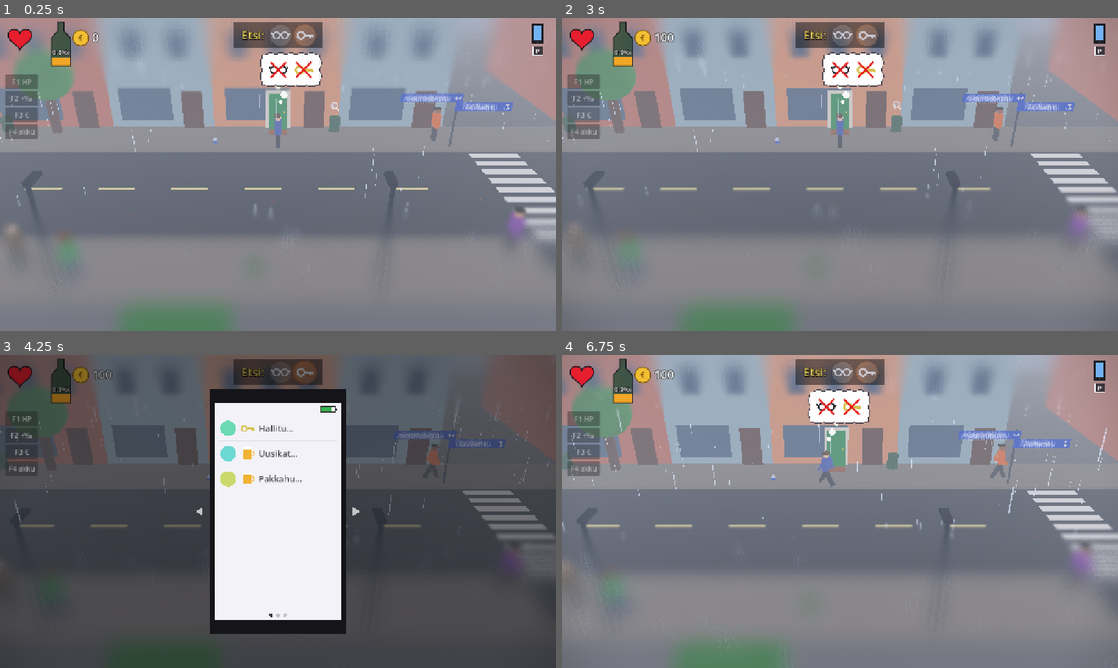
Above: before the commit, frames 1-4 (two rows, left to right).
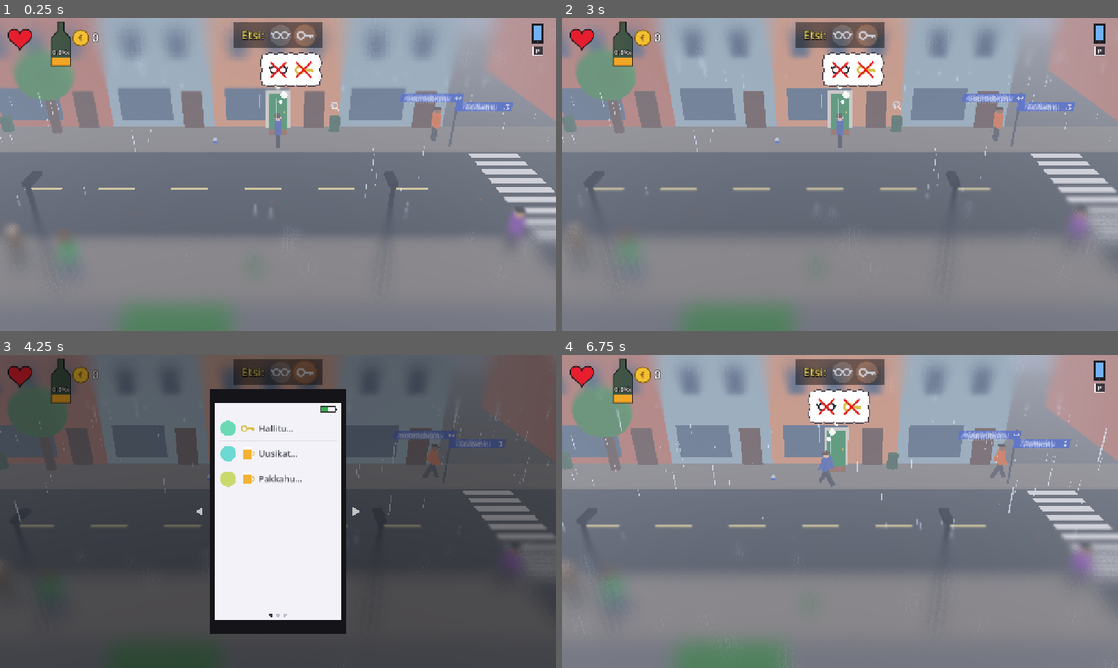
Above: after the commit, the same moments.

Repository: Ecculi/GoodMorningMoonshine
Game: Godot game, scene res://scenes/main.tscn
The game is run twice, just before and just after one commit, with the same random seed, the same clock (stepped at 60 frames per second) and the same inputs.
Inputs (mouse positions are in pixels of both pictures, inside the frame that each line leads up to):
- Up to frame 1 (0.25 s): no input
- Up to frame 2 (3 s): click (584, 80) at 0.5 s, where only the run before the commit has a clickable "F1 HP"; click (584, 130) at 1.25 s, where only the run before the commit has a clickable "F4 akku"; click (584, 99) at 2 s, where only the run before the commit has a clickable "F2 +‰"; click (584, 115) at 2.75 s, where only the run before the commit has a clickable "F3 €"
- Up to frame 3 (4.25 s): tap Enter at 3.5 s; move the mouse to (400, 495) at 3.52 s; hold Right (move_right) from 3.53 s (still down); hold Space (action) from 3.53 s (still down); click (400, 495) at 3.67 s; tap P (phone) at 3.8 s
- Up to frame 4 (6.75 s): release Right (move_right) at 4.25 s; release Space (action) at 4.25 s; drag from (728, 527) to (812, 574) at 4.27 s; tap Space (action) at 5, 5.3, 6.5 s; move the mouse to (895, 442) at 5.02 s; hold Right (move_right) 5.03-5.75 s; hold Shift (run) 5.03-5.75 s; tap Enter at 5.75 s; drag from (812, 574) to (673, 464) at 5.77 s; move the mouse to (1006, 558) at 6.52 s; hold Left (move_left) from 6.53 s (still down); hold Shift (run) from 6.53 s (still down); tap P (phone) at 6.6 s

The runs differ from the first frame. In frame 1, 1.0% of the frame differs, in the area x 1-7%, y 18-39%; in frame 2, 1.1%, in the area x 1-21%, y 4-39%; in frame 3, 0.3%; in frame 4, 1.1%.

Commit message:
F1 help (goal and controls); debug tools hidden behind F12 in the help
Debug buttons no longer show. F1 (gamepad Back) opens a help panel with
the goal and controls; the game waits meanwhile. Pressing F12 in the
help switches debug on/off; only then F5-F9 work (health, +0.1 per
mille, +100 EUR, battery, no hunger/cold/tiredness) and their buttons
appear.

Co-Authored-By: Claude Opus 5.5 <noreply@anthropic.com>
Claude-Session: https://claude.ai/code/session_014p1PeeGbmYxJmsVU4HYhz4

Diff:
--- a/localization/strings.csv
+++ b/localization/strings.csv
@@ -81,3 +81,14 @@
 CAP_CAR_4,"Kuljettaja: ""En ehtinyt jarruttaa, koska en nähnyt häntä. Ja vaikka näinkin, niin mitä sitten?"""
 CAP_CAR_5,"Kuljettaja: ""Hän oli tiellä, ja tie on autoja varten."""
 CAP_CAR_6,"Poliisi muistuttaa, että suojatietä käyttävät myös elävät."
+HELP_TITLE,Ohje
+HELP_GOAL,"Heräät krapulassa, ja tavaroita on hukassa. Etsi ne ja pääse kotiin nukkumaan. Pidä humala sopivana: selvänä kuolet, liikaa juotuasi sammut kadulle."
+HELP_KEY_1,"Liiku: nuolet tai WASD (ohjain: ristiohjain / vasen tatti, puhelin: ohjaussauva)"
+HELP_KEY_2,Juokse: Shift + nuoli tai nuolen kaksoisnapautus (ohjain: RB)
+HELP_KEY_3,"Toiminto: välilyönti, Z tai Enter – lyö, juo, syö, penko roskista, mene ovesta (ohjain: A)"
+HELP_KEY_4,Heitä tai lataa lyönti: pidä toimintonappi pohjassa
+HELP_KEY_5,"Puhelin (viestit, kuva, kartta): P tai Tab (ohjain: Y), selaa vasen / oikea"
+HELP_KEY_6,Tavarat poimitaan kävelemällä niiden päälle.
+HELP_KEY_7,Ohje: F1 (ohjain: Back)
+HELP_CLOSE,Sulje: F1 tai Esc
+HELP_DEBUG,"Debug päällä: F5 health täyteen, F6 +0,1 ‰, F7 +100 €, F8 akku +25 %, F9 ei nälkää, kylmää eikä väsymystä. F12 pois."
--- a/scripts/debug_tools.gd
+++ b/scripts/debug_tools.gd
@@ -1,46 +1,131 @@
 extends CanvasLayer
-## Debug helpers (only in debug builds, e.g. when run from the editor):
-## F1 = health full, F2 = alcohol +0.1 per mille per press (no limit),
-## F3 = money +100 €, F4 = phone battery +25 %. The same as small on-screen buttons for touch screens.
+## F1 = help: what the game is about and the controls (the game waits
+## while it is open). Gamepad: Back / Select.
+##
+## Debug tools are hidden: open the help and press F12 to switch them on
+## (or off). Only then do these work, and small buttons for them appear
+## on the screen:
+##   F5 = health full, F6 = alcohol +0.1 per mille, F7 = money +100 EUR,
+##   F8 = phone battery +25 %, F9 = no hunger, cold or tiredness.
 
 const DEBUG_PROMILLE_STEP := 0.1
+## Lines of controls in the help (HELP_KEY_1 ... in the translations).
+const HELP_KEY_LINES := 7
+
+var debug_on := false
+var _help: PanelContainer
+var _debug_line: Label
+var _buttons: VBoxContainer
 
 
 func _ready() -> void:
 	layer = 20
-	if not OS.is_debug_build():
-		queue_free()
-		return
-	var box := VBoxContainer.new()
-	box.position = Vector2(12, 130)
-	add_child(box)
-	_button(box, "F1 HP", _fill_health)
-	_button(box, "F2 +‰", _fill_alcohol)
-	_button(box, "F3 €", _add_money)
-	_button(box, "F4 akku", _charge_phone)
+	process_mode = Node.PROCESS_MODE_ALWAYS
+	_build_help()
+	_buttons = VBoxContainer.new()
+	_buttons.position = Vector2(12, 130)
+	_buttons.visible = false
+	add_child(_buttons)
+	_button("F5 HP", _fill_health)
+	_button("F6 +‰", _fill_alcohol)
+	_button("F7 €", _add_money)
+	_button("F8 akku", _charge_phone)
+	_button("F9 virkeä", _refresh)
 
 
-func _button(parent: Control, text: String, cb: Callable) -> void:
+func _build_help() -> void:
+	_help = PanelContainer.new()
+	_help.visible = false
+	_help.set_anchors_preset(Control.PRESET_CENTER)
+	var sb := StyleBoxFlat.new()
+	sb.bg_color = Color(0.08, 0.08, 0.1, 0.92)
+	sb.set_corner_radius_all(12)
+	sb.content_margin_left = 28
+	sb.content_margin_right = 28
+	sb.content_margin_top = 20
+	sb.content_margin_bottom = 20
+	_help.add_theme_stylebox_override("panel", sb)
+	add_child(_help)
+	var box := VBoxContainer.new()
+	box.add_theme_constant_override("separation", 10)
+	_help.add_child(box)
+	_label(box, tr("HELP_TITLE"), 30, Color(1, 0.85, 0.35))
+	_label(box, tr("HELP_GOAL"), 19, Color(0.95, 0.95, 0.95), 560)
+	var keys: Array = []
+	for i in range(1, HELP_KEY_LINES + 1):
+		keys.append(tr("HELP_KEY_%d" % i))
+	_label(box, "\n".join(keys), 18, Color(0.85, 0.88, 0.95), 560)
+	_label(box, tr("HELP_CLOSE"), 15, Color(0.6, 0.6, 0.65))
+	_debug_line = _label(box, tr("HELP_DEBUG"), 15, Color(1, 0.5, 0.4), 560)
+	_debug_line.visible = false
+
+
+func _label(parent: Control, text: String, size: int, col: Color, width := 0) -> Label:
+	var l := Label.new()
+	l.text = text
+	l.add_theme_font_size_override("font_size", size)
+	l.add_theme_color_override("font_color", col)
+	if width > 0:
+		l.custom_minimum_size = Vector2(width, 0)
+		l.autowrap_mode = TextServer.AUTOWRAP_WORD_SMART
+	parent.add_child(l)
+	return l
+
+
+func _button(text: String, cb: Callable) -> void:
 	var b := Button.new()
 	b.text = text
 	b.focus_mode = Control.FOCUS_NONE
-	b.custom_minimum_size = Vector2(76, 34)
+	b.custom_minimum_size = Vector2(86, 34)
 	b.modulate = Color(1, 1, 1, 0.6)
 	b.pressed.connect(cb)
-	parent.add_child(b)
+	_buttons.add_child(b)
+
+
+func _process(_delta: float) -> void:
+	if Input.is_action_just_pressed("help"):
+		_toggle_help()
+	if _help.visible:
+		# Keep it in the middle whatever the window size.
+		var vs := get_viewport().get_visible_rect().size
+		_help.position = (vs - _help.size) * 0.5
+
+
+func _toggle_help() -> void:
+	if _help.visible:
+		_help.visible = false
+		if GameState.modal == "help":
+			GameState.modal = ""
+	elif GameState.modal == "" and not GameState.over:
+		_help.visible = true
+		GameState.modal = "help"
 
 
 func _unhandled_input(event: InputEvent) -> void:
-	if event is InputEventKey and event.pressed and not event.echo:
-		match event.physical_keycode:
-			KEY_F1:
-				_fill_health()
-			KEY_F2:
-				_fill_alcohol()
-			KEY_F3:
-				_add_money()
-			KEY_F4:
-				_charge_phone()
+	if not (event is InputEventKey and event.pressed and not event.echo):
+		return
+	var key: int = event.physical_keycode
+	if _help.visible:
+		if key == KEY_ESCAPE:
+			_toggle_help()
+		elif key == KEY_F12:
+			debug_on = not debug_on
+			_debug_line.visible = debug_on
+			_buttons.visible = debug_on
+		return
+	if not debug_on:
+		return
+	match key:
+		KEY_F5:
+			_fill_health()
+		KEY_F6:
+			_fill_alcohol()
+		KEY_F7:
+			_add_money()
+		KEY_F8:
+			_charge_phone()
+		KEY_F9:
+			_refresh()
 
 
 func _fill_health() -> void:
@@ -57,3 +142,9 @@
 
 func _charge_phone() -> void:
 	GameState.battery = minf(100.0, GameState.battery + 25.0)
+
+
+func _refresh() -> void:
+	GameState.hunger = 0.0
+	GameState.cold = 0.0
+	GameState.tired = 0.0
--- a/scripts/game_state.gd
+++ b/scripts/game_state.gd
@@ -762,6 +762,7 @@
 	_add_action("phone", [KEY_P, KEY_TAB], [JOY_BUTTON_Y])
 	# Hold to run while moving (besides double-tapping an arrow).
 	_add_action("run", [KEY_SHIFT], [JOY_BUTTON_RIGHT_SHOULDER])
+	_add_action("help", [KEY_F1], [JOY_BUTTON_BACK])
 	_add_axis("move_left", JOY_AXIS_LEFT_X, -1.0)
 	_add_axis("move_right", JOY_AXIS_LEFT_X, 1.0)
 	_add_axis("move_up", JOY_AXIS_LEFT_Y, -1.0)
Not shown, changed: DESIGN.md
